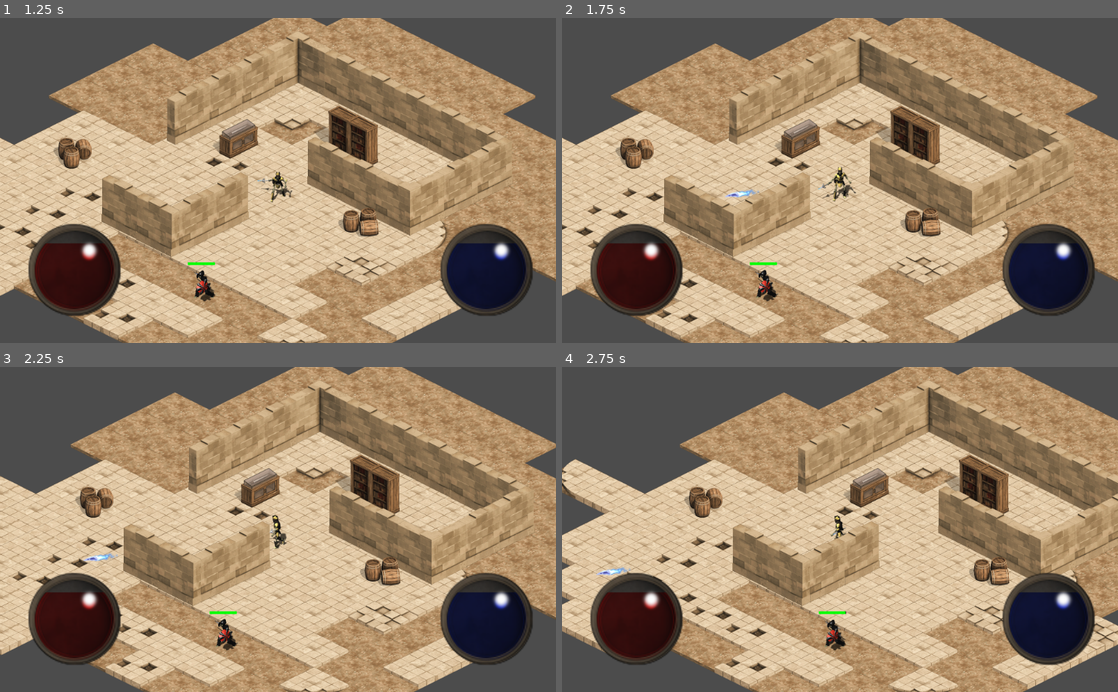
Above: before the commit, frames 1-4 (two rows, left to right).
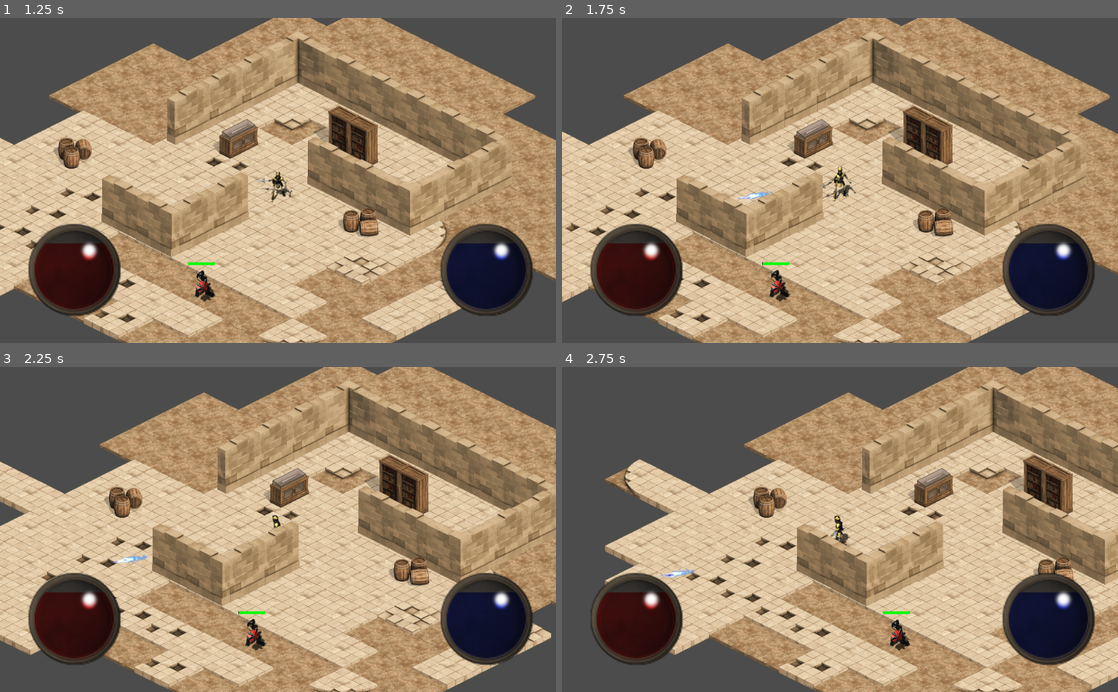
Above: after the commit, the same moments.

Repository: Ario124/Isometric_Field
Game: Godot game, scene res://Scenes/Test_Field.tscn
The game is run twice, just before and just after one commit, with the same random seed, the same clock (stepped at 60 frames per second) and the same inputs. The project has no main scene, so this scene is started directly.
Inputs (mouse positions are in pixels of both pictures, inside the frame that each line leads up to):
- Up to frame 1 (1.25 s): move the mouse to (400, 164) at 0.52 s; hold Space (Attack) from 0.53 s (still down); right-click (400, 164) at 0.8 s
- Up to frame 2 (1.75 s): move the mouse to (728, 196) at 1.27 s; release Space (Attack) at 1.28 s; right-click (728, 196) at 1.35 s; tap A (a) at 1.55 s
- Up to frame 3 (2.25 s): move the mouse to (333, 458) at 2.02 s; hold A (a) from 2.03 s (still down)
- Up to frame 4 (2.75 s): keep holding A (a); tap D (d) at 2.3 s

Frame 1 is identical in both runs. In frame 2, 32% of the frame differs, in the area x 0-100%, y 0-100%; in frame 3, 42%; in frame 4, 55%.
Error before the commit: Invalid type in function 'play' in base 'AnimationPlayer'. Cannot convert argument 1 from Nil to String. (res://Scenes/RangedSingleTargetSkill.gd:41)

Commit message:
Added Ranged AOE spell for player. Fixed bug where animations would crash the game if incorrect angle was used.

Diff:
--- a/Scenes/Player.gd
+++ b/Scenes/Player.gd
@@ -5,13 +5,16 @@
 var animation
 
 var spell = preload("res://Scenes/RangedSingleTargetSkill.tscn")
+var lava_bomb = preload("res://Scenes/RangedAOESkill.tscn")
 var can_fire = true
 var rate_of_fire = 0.4
+var rate_of_fire2 = 0.9
 var shooting = false
+var shooting2 = false
 
 var fire_direction
-var max_speed = 250
-var speed = 0
+var max_speed = 450
+var speed = 350
 var acceleration = 100
 var move_direction = Vector2(0,0)
 var moving = false
@@ -35,6 +38,7 @@
 func _process(delta):
 	AnimationLoop()
 	SkillLoop()
+	LavaBomb()
 
 
 func _physics_process(delta):
@@ -44,7 +48,6 @@
 	if Input.is_action_pressed("Shoot") and can_fire == true:
 		can_fire = false
 		shooting = true
-		speed = 0
 		get_node("TurnAxis").rotation = get_angle_to(get_global_mouse_position())
 		var skill_instance = spell.instance()
 		skill_instance.position = get_node("TurnAxis/CastPoint").get_global_position()
@@ -55,7 +58,19 @@
 		yield(get_tree().create_timer(rate_of_fire), "timeout")
 		can_fire = true
 		shooting = false
-		speed = 200
+
+func LavaBomb():
+	if Input.is_action_pressed("ShootLava") and can_fire == true:
+		can_fire = false
+		shooting2 = true
+		get_node("TurnAxis").rotation = get_angle_to(get_global_mouse_position())
+
+		var skill_instance = lava_bomb.instance()
+		skill_instance.position = get_global_mouse_position()
+		get_parent().add_child(skill_instance)
+		yield(get_tree().create_timer(rate_of_fire2), "timeout")
+		can_fire = true
+		shooting2 = false
 
 
 
--- /dev/null
+++ b/Scenes/RangedAOESkill.gd
@@ -0,0 +1,24 @@
+extends Area2D
+
+
+var damage = 180
+var animation = "Lava_Bomb"
+var damage_delay_time = 0.3
+var remove_delay_time = 3
+
+func _ready():
+	AOEAttack()
+	SelfDestruct()
+
+
+func AOEAttack():
+	get_node("AnimationPlayer").play(animation)
+	yield(get_tree().create_timer(damage_delay_time), "timeout")
+	var targets = get_overlapping_bodies()
+	for target in targets:
+		target.OnHit(damage)
+		SelfDestruct()
+
+func SelfDestruct():
+	yield(get_tree().create_timer(remove_delay_time), "timeout")
+	queue_free()
--- a/Scenes/RangedAOESkill.tscn
+++ b/Scenes/RangedAOESkill.tscn
@@ -1,6 +1,7 @@
-[gd_scene load_steps=4 format=2]
+[gd_scene load_steps=5 format=2]
 
 [ext_resource path="res://Assets/Projectiles/Ice_Spear.png" type="Texture" id=1]
+[ext_resource path="res://Scenes/RangedAOESkill.gd" type="Script" id=2]
 
 [sub_resource type="RectangleShape2D" id=1]
 extents = Vector2( 90.5, 92 )
@@ -22,6 +23,9 @@
 }
 
 [node name="RangedAOESkill" type="Area2D"]
+collision_layer = 4
+collision_mask = 4
+script = ExtResource( 2 )
 
 [node name="CollisionShape2D" type="CollisionShape2D" parent="."]
 position = Vector2( 2.5, 2 )
@@ -33,7 +37,7 @@
 texture = ExtResource( 1 )
 hframes = 3
 vframes = 4
-frame = 9
+frame = 6
 
 [node name="AnimationPlayer" type="AnimationPlayer" parent="."]
 anims/Lava_Bomb = SubResource( 2 )
--- a/Scenes/RangedSingleTargetSkill.gd
+++ b/Scenes/RangedSingleTargetSkill.gd
@@ -34,7 +34,7 @@
 	elif fire_direction >= -165 and fire_direction <= -120:
 		animation = "Fire_NW"
 		get_node("Projectile").rotation_degrees += 150
-	elif fire_direction <= -165 and fire_direction >= 165:
+	elif fire_direction <= -165 or fire_direction >= 165:
 		animation = "Fire_W"
 		get_node("Projectile").rotation_degrees -= 180
 
--- a/Scenes/RangedSingleTargetSkill.tscn
+++ b/Scenes/RangedSingleTargetSkill.tscn
@@ -125,8 +125,9 @@
 
 [sub_resource type="Animation" id=8]
 resource_name = "Fire_W"
-length = 0.8
+length = 1.5
 loop = true
+step = 0.2
 tracks/0/type = "value"
 tracks/0/path = NodePath("Projectile:frame")
 tracks/0/interp = 1
@@ -134,7 +135,7 @@
 tracks/0/imported = false
 tracks/0/enabled = true
 tracks/0/keys = {
-"times": PoolRealArray( 0, 0.1, 0.2, 0.3, 0.4, 0.5, 0.6, 0.7 ),
+"times": PoolRealArray( 0, 0.2, 0.4, 0.6, 0.8, 1, 1.2, 1.4 ),
 "transitions": PoolRealArray( 1, 1, 1, 1, 1, 1, 1, 1 ),
 "update": 1,
 "values": [ 0, 1, 2, 3, 4, 5, 6, 7 ]
@@ -157,7 +158,6 @@
 texture = ExtResource( 1 )
 hframes = 8
 vframes = 8
-frame = 32
 
 [node name="AnimationPlayer" type="AnimationPlayer" parent="."]
 anims/Fire_E = SubResource( 1 )
--- a/project.godot
+++ b/project.godot
@@ -50,6 +50,11 @@
 "events": [ Object(InputEventMouseButton,"resource_local_to_scene":false,"resource_name":"","device":0,"alt":false,"shi …(212 unchanged characters)…
  ]
 }
+ShootLava={
+"deadzone": 0.5,
+"events": [ Object(InputEventMouseButton,"resource_local_to_scene":false,"resource_name":"","device":0,"alt":false,"shift":false,"control":false,"meta":false,"command":false,"button_mask":0,"position":Vector2( 0, 0 ),"global_position":Vector2( 0, 0 ),"factor":1.0,"button_index":1,"pressed":false,"doubleclick":false,"script":null)
+ ]
+}
 
 [layer_names]
 
